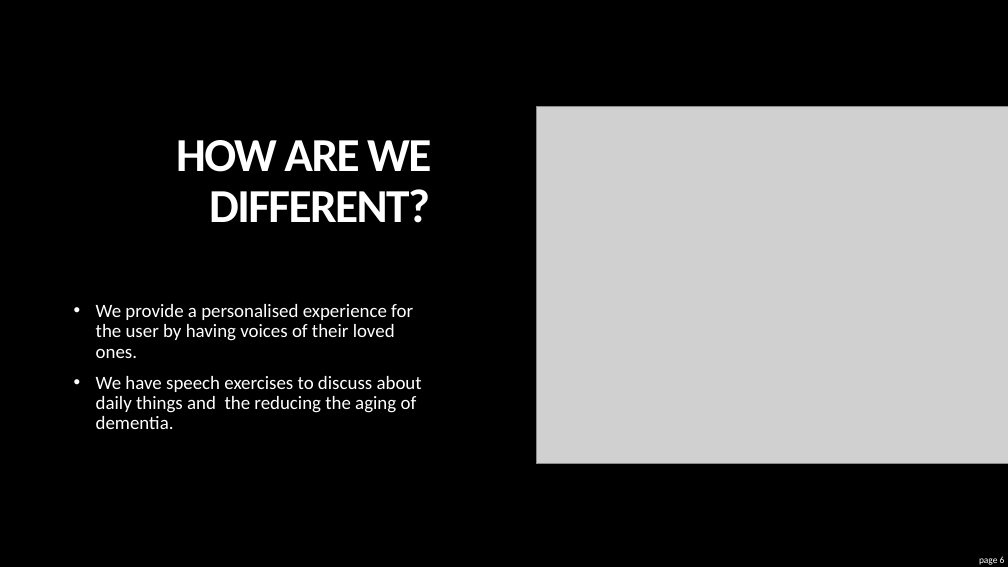
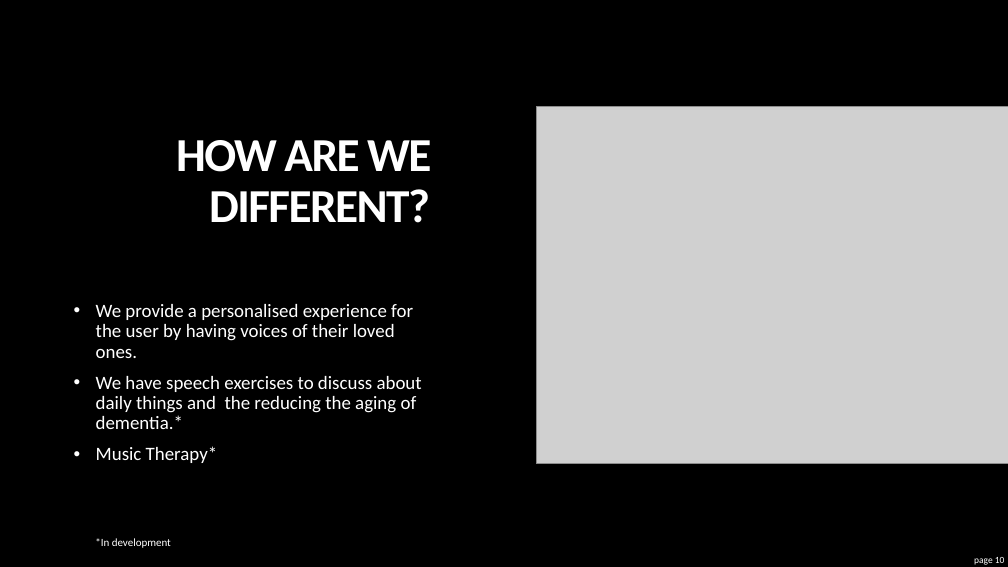
Before and after one commit to adityadutta/BostonHacksFall18, a slide deck: slide 10 of PITCH/Pitch.pptx (slide 6 before the commit). Drawn at 1008x567 pixels with LibreOffice and Linux fonts; fonts in the diff are those of the drawing; grey boxes stand for pictures. Boxes give left, top, right and bottom in pixels: in the first picture for what was removed or moved away, otherwise in the second. Text is boxed around its words. In the diff, an @@ line names an element or a change of style, - is before the commit and + after.

```diff
--- a/PITCH/Pitch.pptx
+++ b/PITCH/Pitch.pptx
@@ text at box(96, 376, 422, 463): text changed @@
-• We have speech exercises to discuss about daily things and the reducing the aging of dementia.
+• We have speech exercises to discuss about daily things and the reducing the aging of dementia.*
+• Music Therapy*
@@ text added at box(95, 538, 171, 548), 10.5 pt, text #FFFFFF @@
+*In development
@@ page number at box(974, 557, 1005, 565): text changed @@
-page 6
+page 10
```
Also in this commit, not shown: 5 other slides changed, 5 slides added, 2 slides removed, 4 other files.
